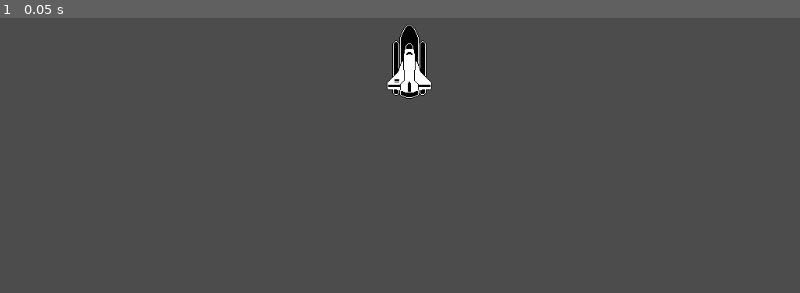
Above: before the commit, frame 1.
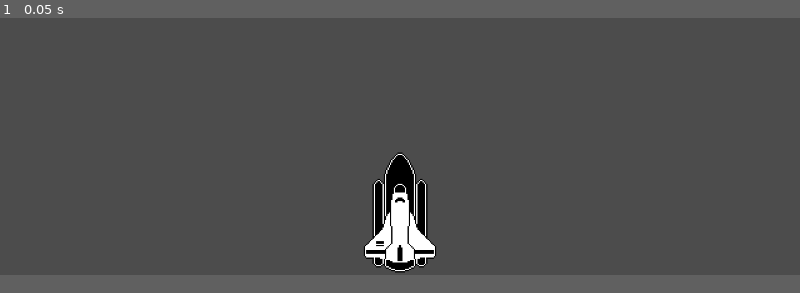
Above: after the commit, the same moment.

Repository: z4gon/rocket-launch-godot-game
Game: Godot game, scene res://World.tscn
Two runs of this game, one before a commit and one after it. Both use one fixed random seed, a clock stepped at 60 frames per second and the inputs below.
Inputs:
- Up to frame 1 (0.05 s): no input
The window is 800x468 before the commit and 800x450 after it. Grey fills any space a smaller window leaves; there, only what the larger window draws over its background counts as a difference.

The runs differ from the first frame. In frame 1, 3.6% of the frame differs, in the area x 45-55%, y 2-93%.

Commit message:
Viewport resolution and center sprite

Diff:
--- a/World.tscn
+++ b/World.tscn
@@ -5,5 +5,6 @@
 [node name="World" type="Node"]
 
 [node name="RocketShip" type="Sprite" parent="."]
-position = Vector2( 524, 303 )
+position = Vector2( 640, 620 )
+scale = Vector2( 2, 2 )
 texture = ExtResource( 1 )
--- a/project.godot
+++ b/project.godot
@@ -13,6 +13,11 @@
 config/name="rocket-launch-godot-game"
 run/main_scene="res://World.tscn"
 config/icon="res://icon.png"
+
+[display]
+
+window/size/width=1280
+window/size/height=720
 
 [gui]
 
